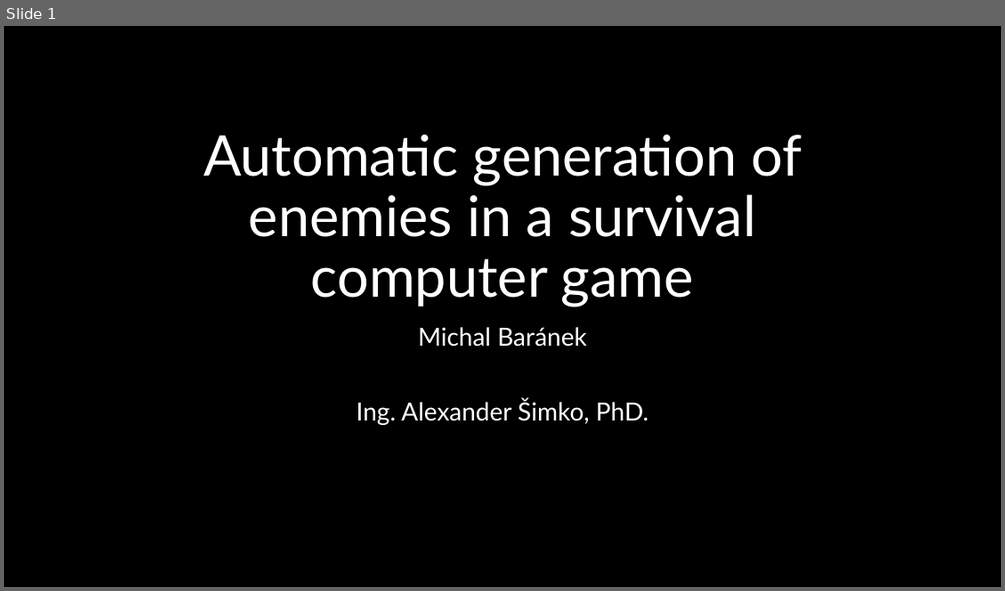
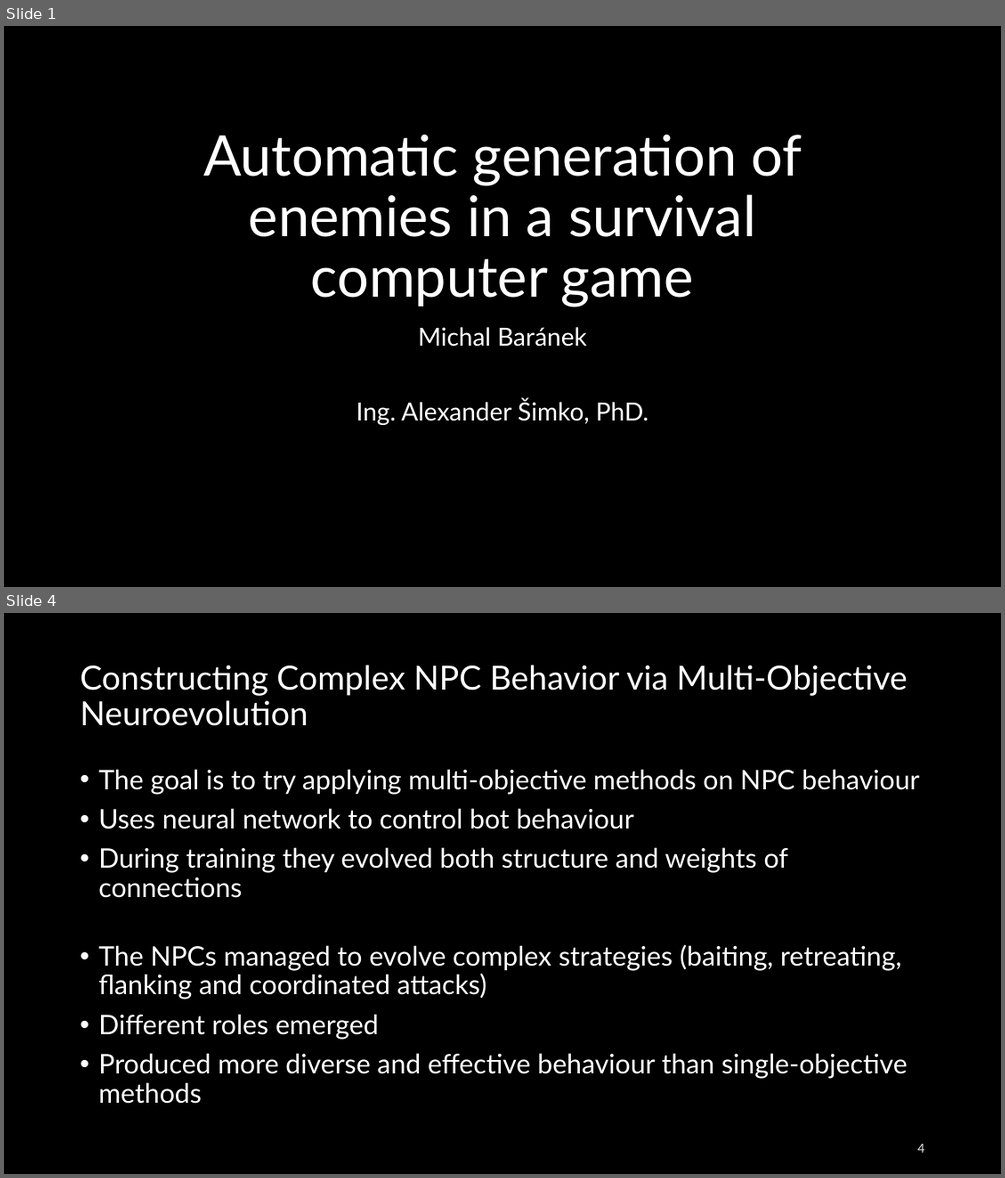
Before and after one commit to Raamxie/BGEN, a slide deck: Automatic generation of enemies in a survival computer.pptx. Shown one above the other, each under a label of ours: slide 1 before the commit, slides 1 and 4 after it; the slides between them are not shown. The pictures are 1005x591 and 1005x1178 pixels, drawn with LibreOffice and Linux fonts; fonts in the diff are those of the drawing. Boxes give left, top, right and bottom in pixels: in the first picture for what was removed or moved away, otherwise in the second. Text is boxed around its words. In the diff, an @@ line names an element or a change of style, - is before the commit and + after.

```diff
--- a/Automatic generation of enemies in a survival computer.pptx
+++ b/Automatic generation of enemies in a survival computer.pptx
@@ slide 4 added at (4, 613, 1001, 1174), background #000000 @@
@@ title added at (80, 665, 907, 726), 32 pt, text #FFFFFF @@
+Constructing Complex NPC Behavior via Multi-Objective Neuroevolution
@@ text added at (98, 769, 919, 1103), 25.9 pt, text #FFFFFF @@
+• The goal is to try applying multi-objective methods on NPC behaviour
+• Uses neural network to control bot behaviour
+• During training they evolved both structure and weights of connections
+• The NPCs managed to evolve complex strategies (baiting, retreating, flanking and coordinated attacks)
+• Different roles emerged
+• Produced more diverse and effective behaviour than single-objective methods
@@ page number added at (917, 1143, 924, 1152), 12 pt, text #EAEAEA @@
+4
```
Also in this commit, not shown: 6 slides changed, 5 other slides added, 1 slide removed, 9 other files.
